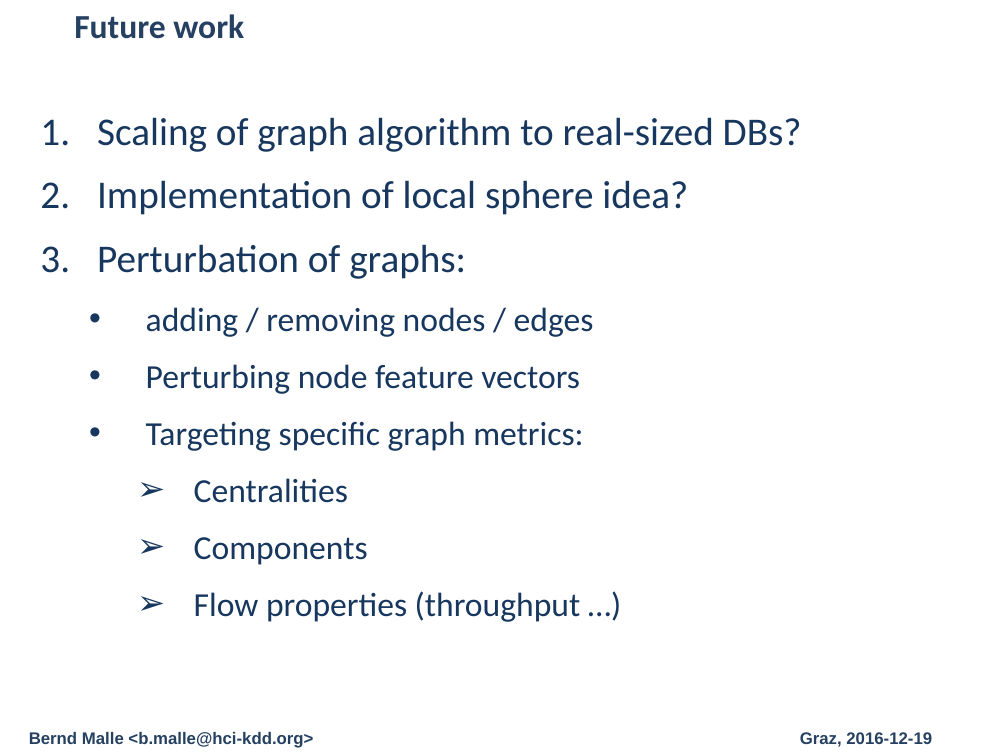
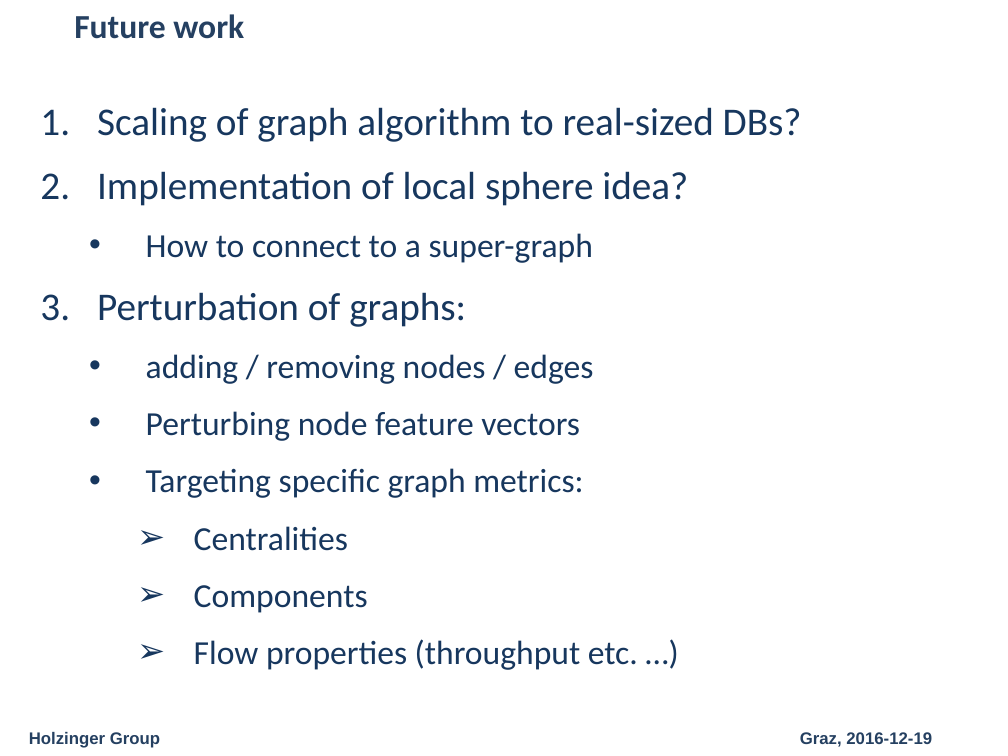
Before and after one commit to cassinius/phd-presentations, a slide deck: slide 13 of 2016/graph_recommender_presentation_20161219/Graph_Recommender_Presentation.pptx (slide 11 before the commit). Drawn at 1008x756 pixels with LibreOffice and Linux fonts; fonts in the diff are those of the drawing; background and template pictures are left out. Boxes give left, top, right and bottom in pixels: in the first picture for what was removed or moved away, otherwise in the second. Text is boxed around its words. In the diff, an @@ line names an element or a change of style, - is before the commit and + after.

```diff
--- a/2016/graph_recommender_presentation_20161219/Graph_Recommender_Presentation.pptx
+++ b/2016/graph_recommender_presentation_20161219/Graph_Recommender_Presentation.pptx
@@ text "Scaling of graph algorithm to ...": place and size @@
-text "Scaling of graph algorithm to ..." at [97, 117, 802, 622]
+text "Scaling of graph algorithm to ..." at [97, 107, 802, 670]
@@ text at [146, 233, 593, 263]: paragraph added @@
+  • How to connect to a super-graph
@@ text at [194, 639, 638, 670]: text changed @@
-    ➢ Flow properties (throughput …)
+    ➢ Flow properties (throughput etc. …)
@@ text at [29, 732, 160, 748]: text changed @@
-Bernd Malle <b.malle@hci-kdd.org>
+Holzinger Group
```
Also in this commit, not shown: 11 other slides changed, 2 slides added, 11 other files.
